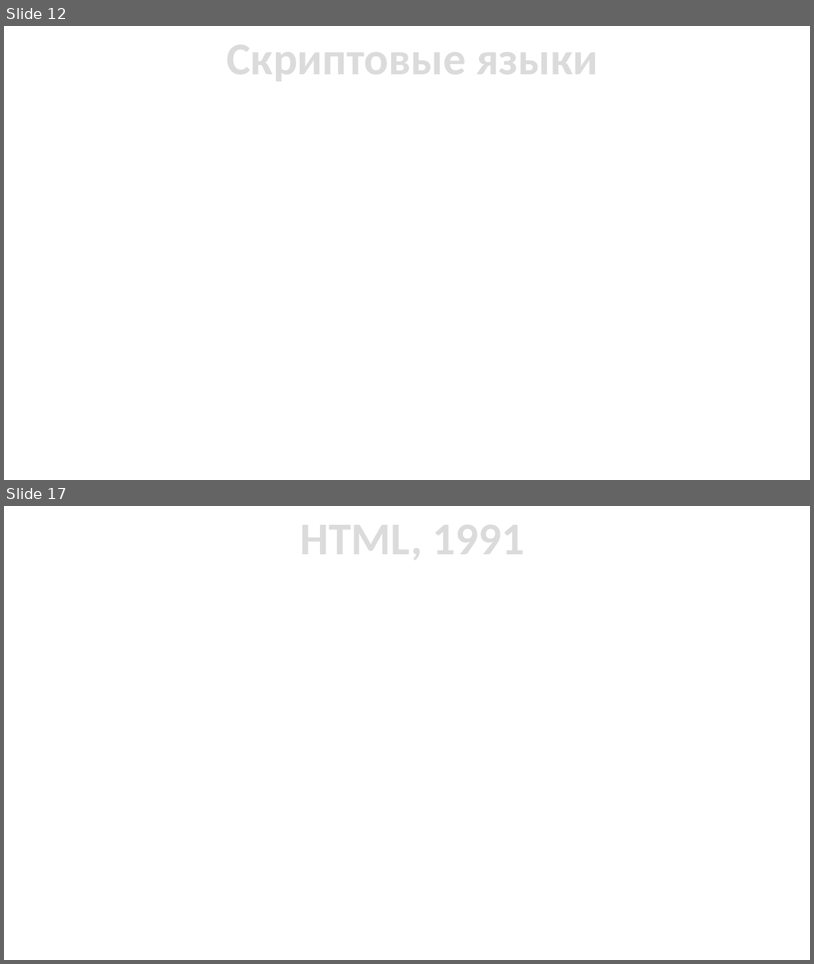
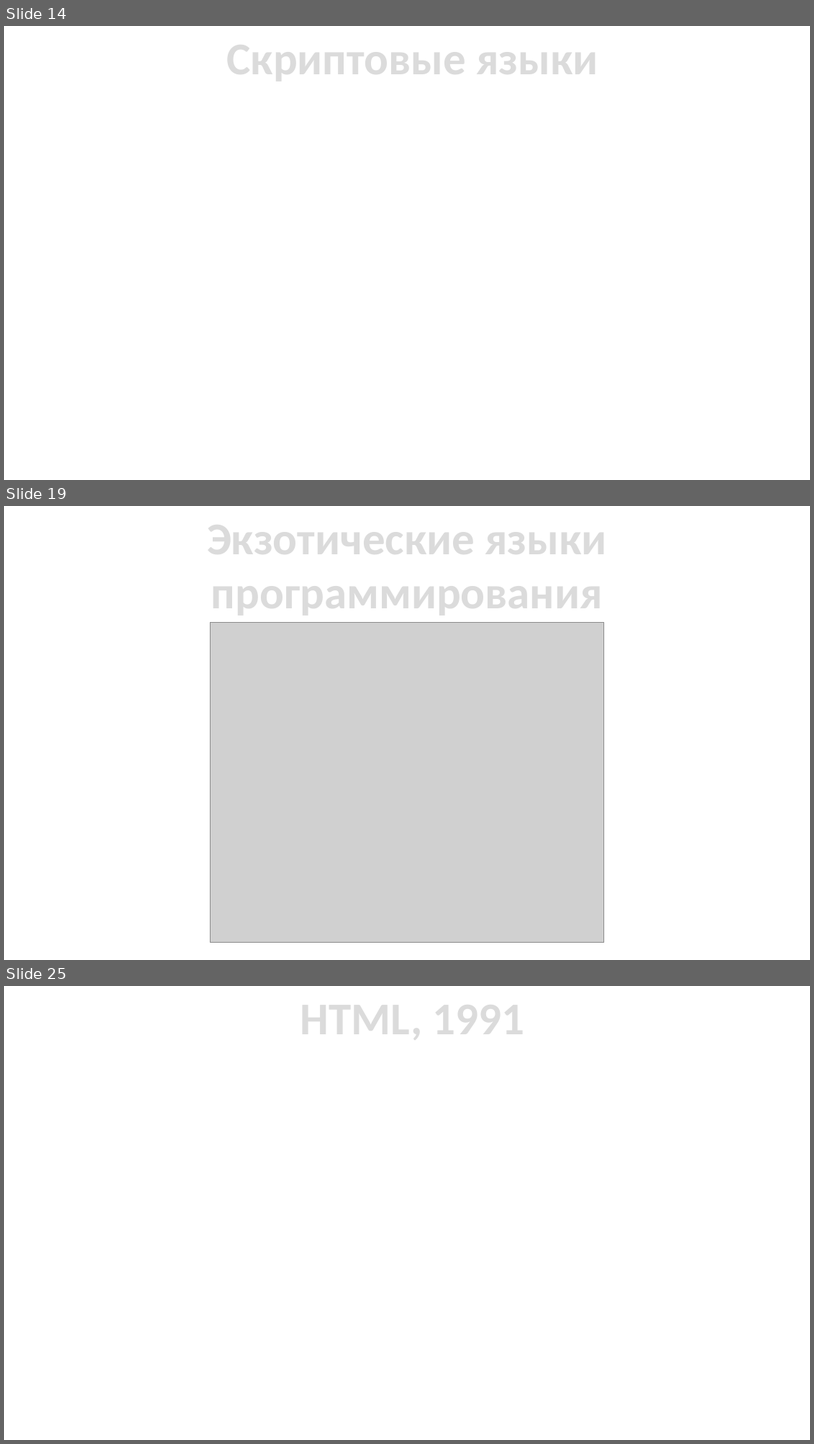
Before and after one commit to ukoloff/cfgram, a slide deck: slides/01 Intro.pptx. Shown one above the other, each under a label of ours: slides 12 and 17 before the commit, slides 14, 19 and 25 after it; the slides between them are not shown. The pictures are 814x964 and 814x1444 pixels, drawn with LibreOffice and Linux fonts; fonts in the diff are those of the drawing; grey boxes stand for pictures. Boxes give left, top, right and bottom in pixels: in the first picture for what was removed or moved away, otherwise in the second. Text is boxed around its words. In the diff, an @@ line names an element or a change of style, - is before the commit and + after.

```diff
--- a/slides/01 Intro.pptx
+++ b/slides/01 Intro.pptx
@@ slide 19 added at <box>4,506,810,960</box>, background #FFFFFF @@
@@ text added at <box>207,511,607,621</box>, 54 pt, text pattern #A5A5A5 on #DBDBDB, bold @@
+Экзотические языки программирования
@@ picture added at <box>211,622,604,942</box> @@
@@ what was slide 12 is now slide 14 @@
@@ what was slide 17 is now slide 25 @@
```
Also in this commit, not shown: 14 slides changed, 12 other slides added, 5 slides removed.
